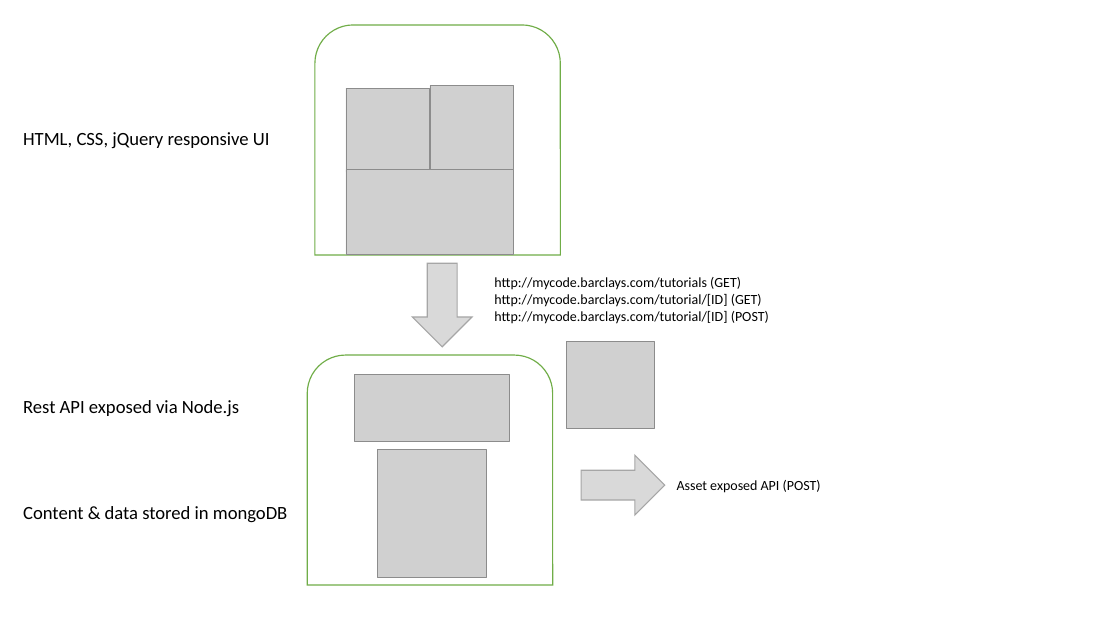
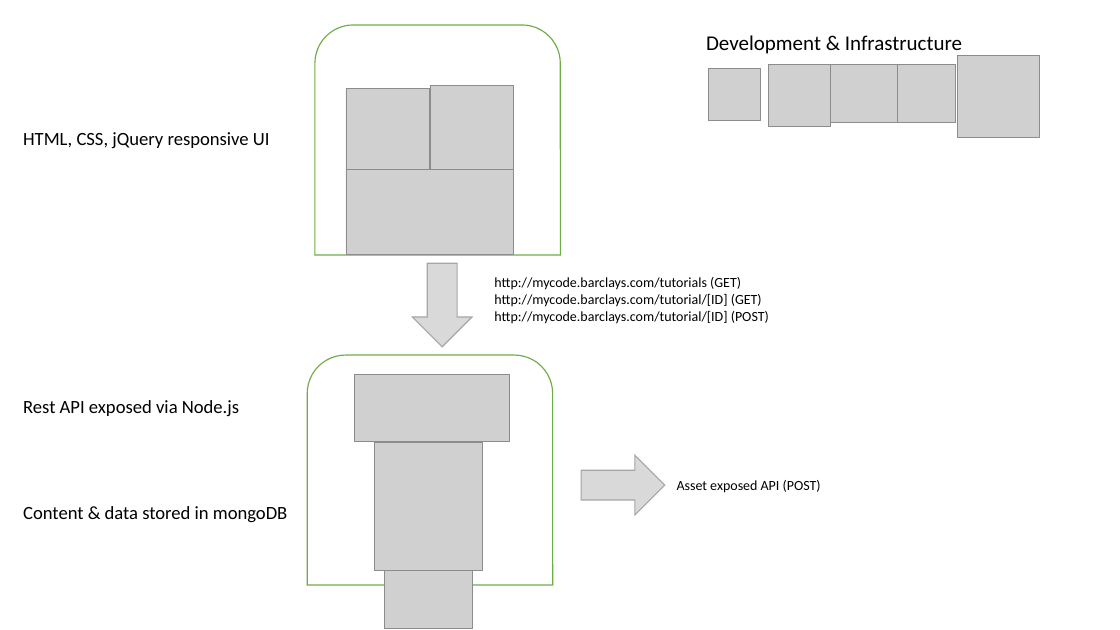
Before and after one commit to barclays-poc/myCode, a slide deck: slide 1 of docs/Outline.pptx. Drawn at 1120x630 pixels with LibreOffice and Linux fonts; fonts in the diff are those of the drawing; grey boxes stand for pictures; background and template pictures are left out. Boxes give left, top, right and bottom in pixels: in the first picture for what was removed or moved away, otherwise in the second. Text is boxed around its words. In the diff, an @@ line names an element or a change of style, - is before the commit and + after.

```diff
--- a/docs/Outline.pptx
+++ b/docs/Outline.pptx
@@ text added at bbox=[706, 35, 962, 56], 18 pt, text #000000 @@
+Development & Infrastructure
@@ picture added at bbox=[958, 56, 1039, 138] @@
@@ picture added at bbox=[708, 68, 760, 120] @@
@@ picture added at bbox=[769, 65, 831, 127] @@
@@ picture added at bbox=[814, 65, 924, 123] @@
@@ picture added at bbox=[898, 65, 955, 122] @@
@@ picture: place and size @@
-picture at bbox=[377, 450, 486, 577]
+picture at bbox=[374, 443, 482, 571]
@@ picture: place and size @@
-picture at bbox=[567, 341, 655, 429]
+picture at bbox=[385, 541, 472, 628]
```
Also in this commit, not shown: 2 other files.
